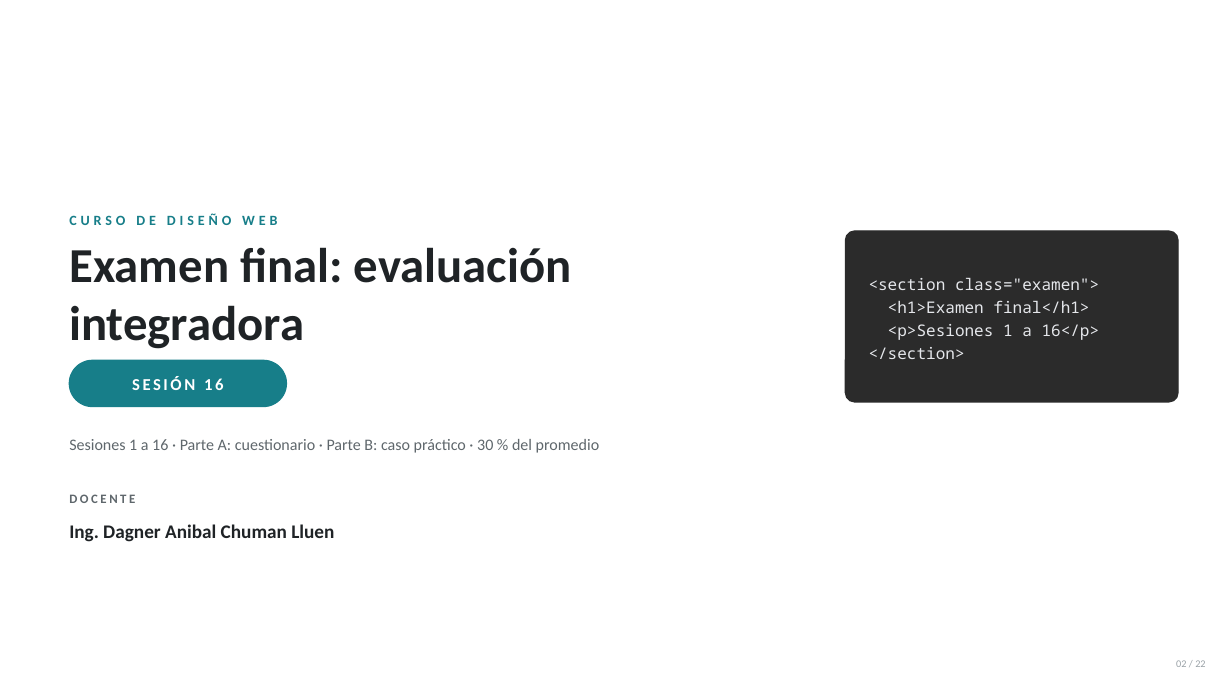
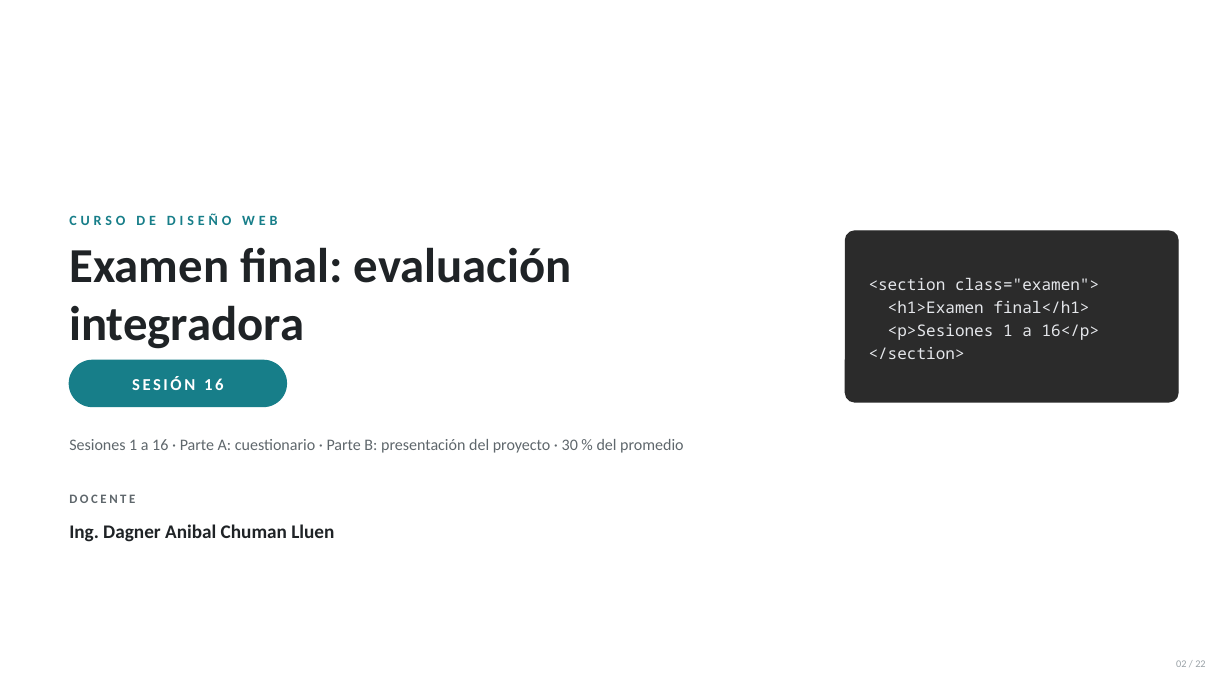
Before and after one commit to anibaler123143423234321/sesiones-dagner, a slide deck: slide 2 of SESION 16/Sesion16-Examen-Final-Evaluacion-Integradora.pptx. Drawn at 1232x693 pixels with LibreOffice and Linux fonts; fonts in the diff are those of the drawing; background and template pictures are left out. Boxes give left, top, right and bottom in pixels: in the first picture for what was removed or moved away, otherwise in the second. Text is boxed around its words. In the diff, an @@ line names an element or a change of style, - is before the commit and + after.

```diff
--- a/SESION 16/Sesion16-Examen-Final-Evaluacion-Integradora.pptx
+++ b/SESION 16/Sesion16-Examen-Final-Evaluacion-Integradora.pptx
@@ text at (69, 439, 683, 453): text changed @@
-Sesiones 1 a 16 · Parte A: cuestionario · Parte B: caso práctico · 30 % del promedio
+Sesiones 1 a 16 · Parte A: cuestionario · Parte B: presentación del proyecto · 30 % del promedio
```
Also in this commit, not shown: 7 other slides changed, 2 slides added, 2 slides removed, 23 other files.
